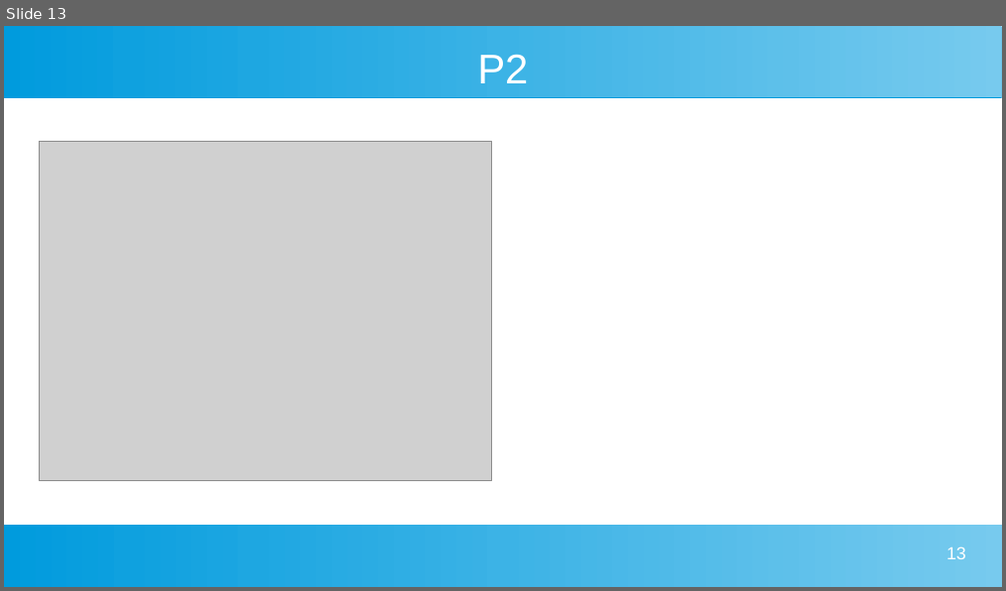
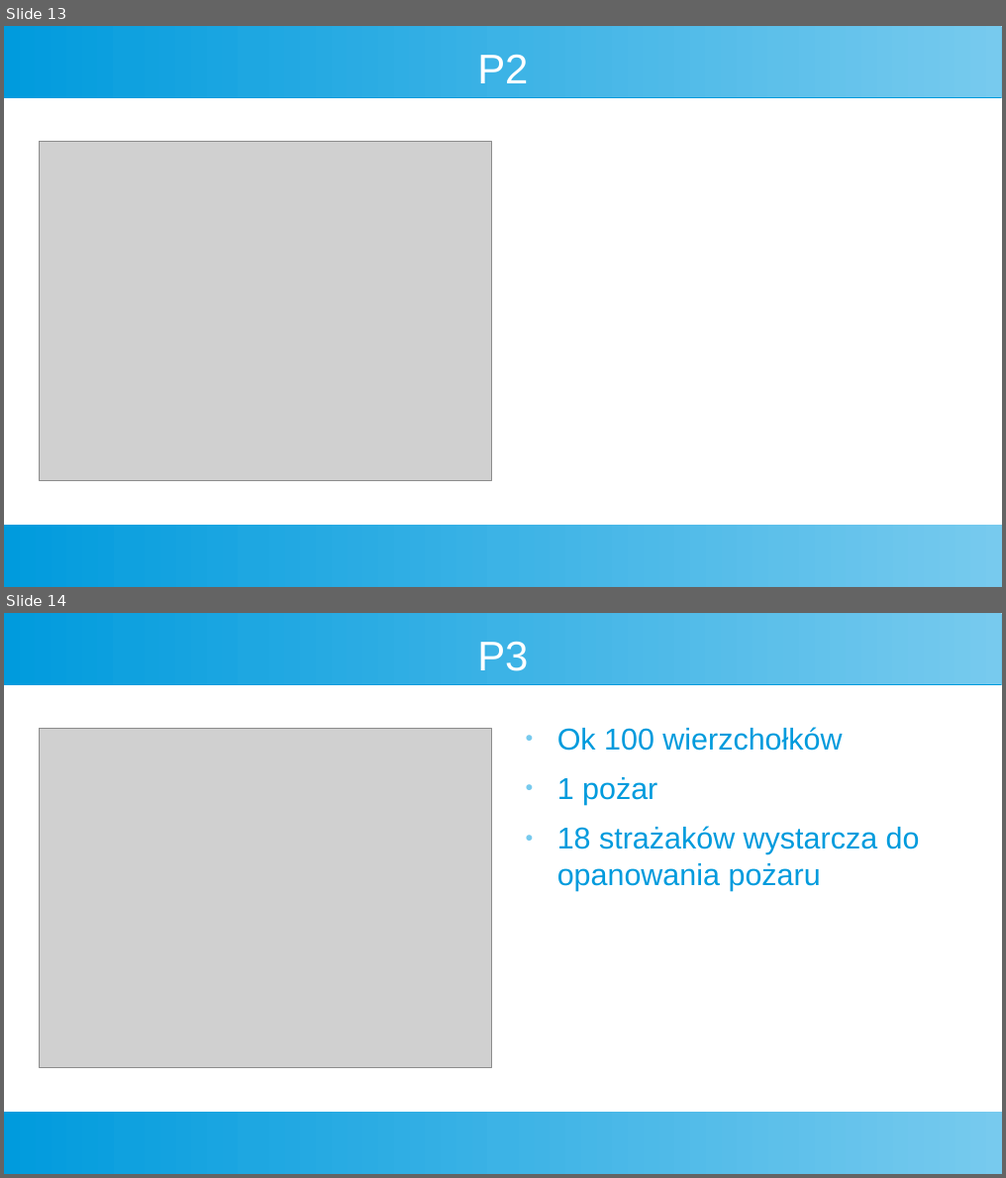
Before and after one commit to Kubapatoka/FiremanProblemEAProject, a slide deck: Prezentacja/Prez.odp. Shown one above the other, each under a label of ours: slide 13 before the commit, slides 13 and 14 after it. The pictures are 1006x591 and 1006x1178 pixels, drawn with LibreOffice and Linux fonts; fonts in the diff are those of the drawing; grey boxes stand for pictures. Boxes give left, top, right and bottom in pixels: in the first picture for what was removed or moved away, otherwise in the second. Text is boxed around its words. In the diff, an @@ line names an element or a change of style, - is before the commit and + after.

```diff
--- a/Prezentacja/Prez.odp
+++ b/Prezentacja/Prez.odp
@@ slide 14 added at <box>4,613,1002,1174</box>, background #FFFFFF; not listed: 2 template elements that a slide beside it also shows @@
@@ title added at <box>477,641,528,671</box>, 33 pt, text #FFFFFF @@
+P3
@@ picture added at <box>40,729,491,1068</box> @@
@@ text added at <box>557,727,920,891</box>, 24 pt, text #009BDD @@
+● Ok 100 wierzchołków
+● 1 pożar
+● 18 strażaków wystarcza do opanowania pożaru
@@ slide 13 changed as well @@
@@ page number removed at <box>946,547,966,560</box> @@
-13
```
Also in this commit, not shown: 11 other slides changed, 9 other slides added, 3 other files.
